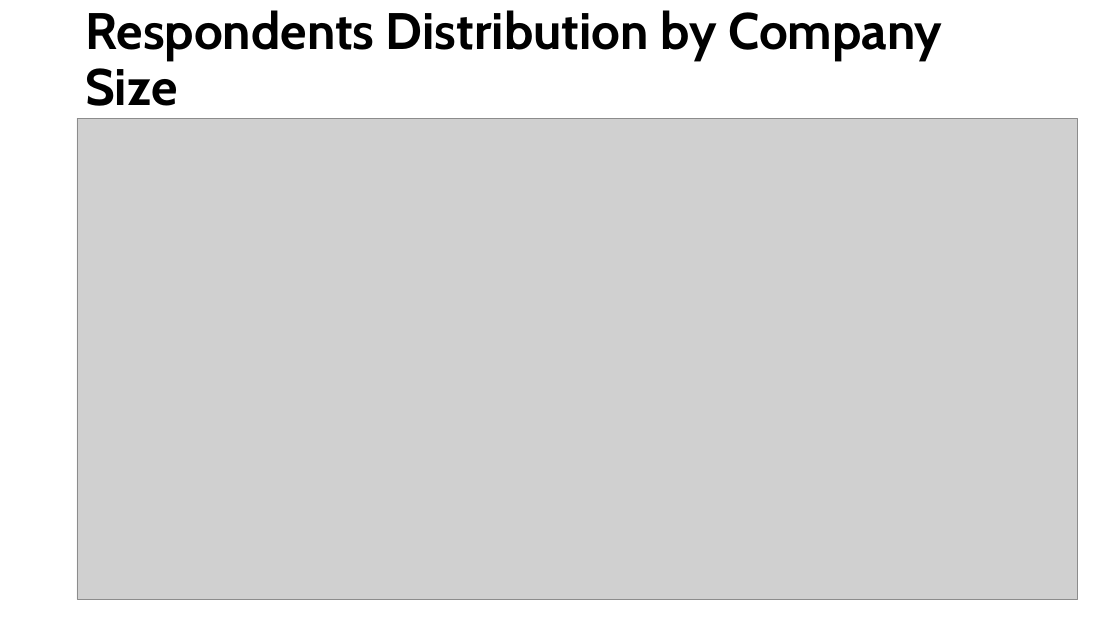
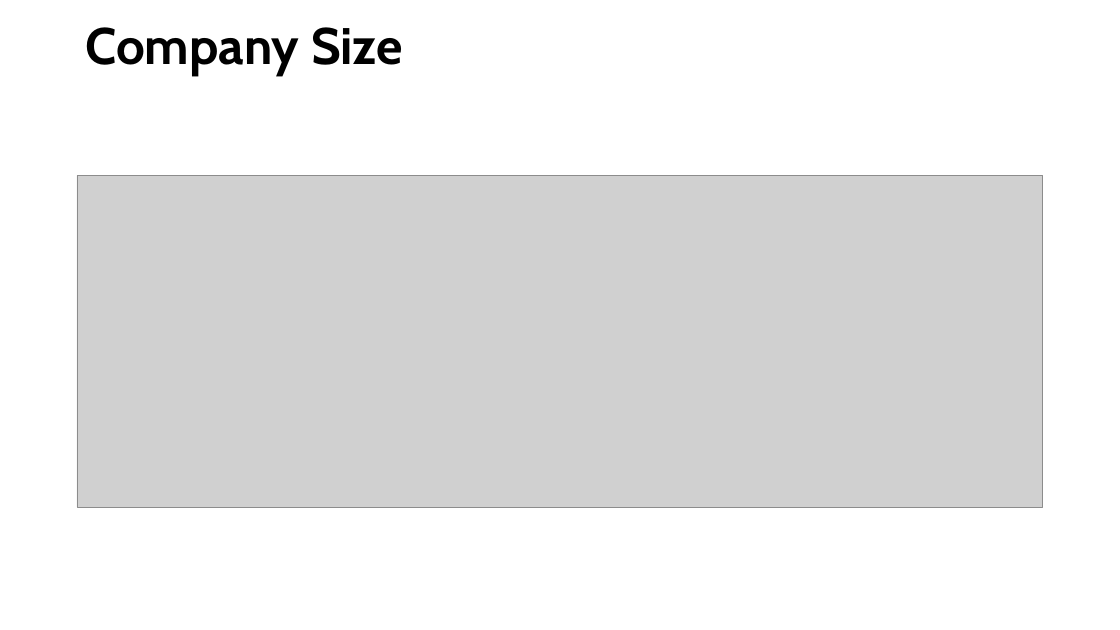
Before and after one commit to kuldeepemol/tech-nerds, a slide deck: slide 22 of Stack-overflow-2018-data-analysis.pptx (slide 21 before the commit). Drawn at 1120x630 pixels with LibreOffice and Linux fonts; fonts in the diff are those of the drawing; grey boxes stand for pictures. Boxes give left, top, right and bottom in pixels: in the first picture for what was removed or moved away, otherwise in the second. Text is boxed around its words. In the diff, an @@ line names an element or a change of style, - is before the commit and + after.

```diff
--- a/Stack-overflow-2018-data-analysis.pptx
+++ b/Stack-overflow-2018-data-analysis.pptx
@@ title at box(85, 27, 403, 75): text changed @@
-Respondents Distribution by Company Size
+Company Size
@@ picture: place and size @@
-picture at box(77, 118, 1078, 600)
+picture at box(77, 176, 1044, 507)
```
Also in this commit, not shown: 17 other slides changed, 1 slide added.
